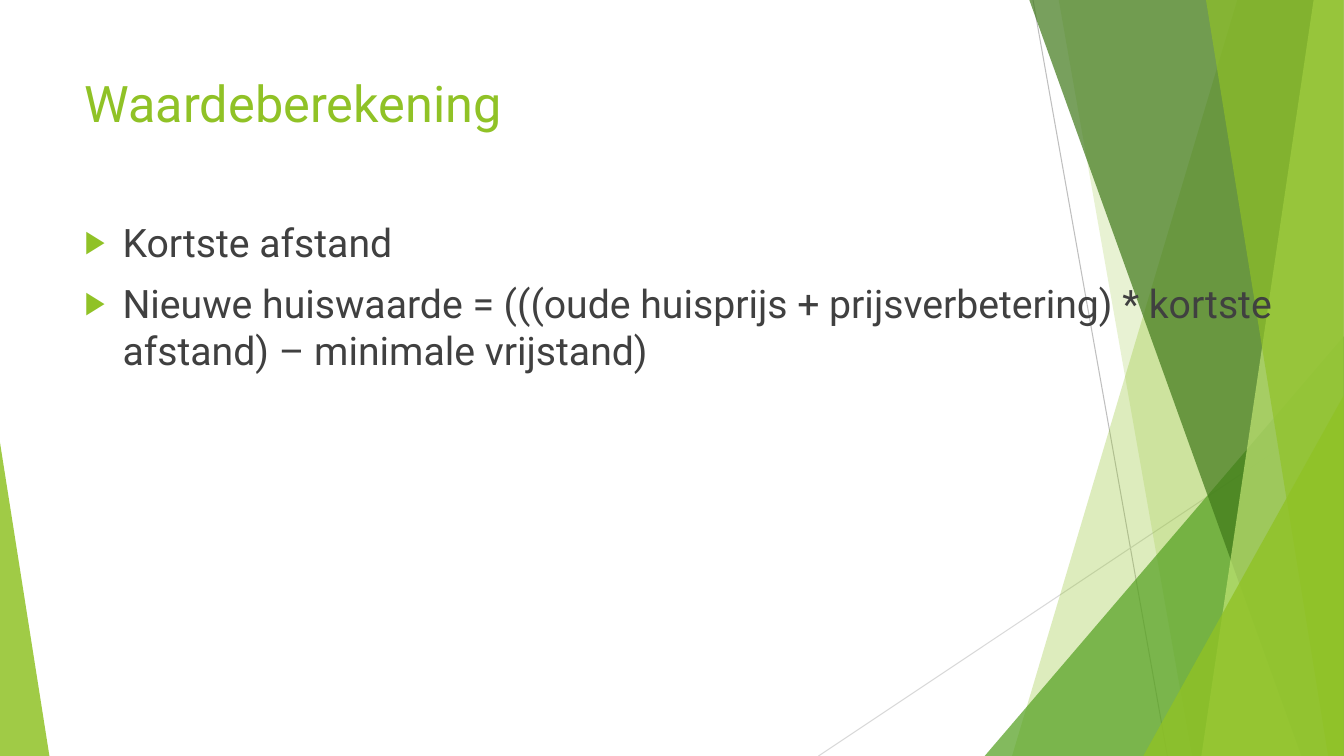
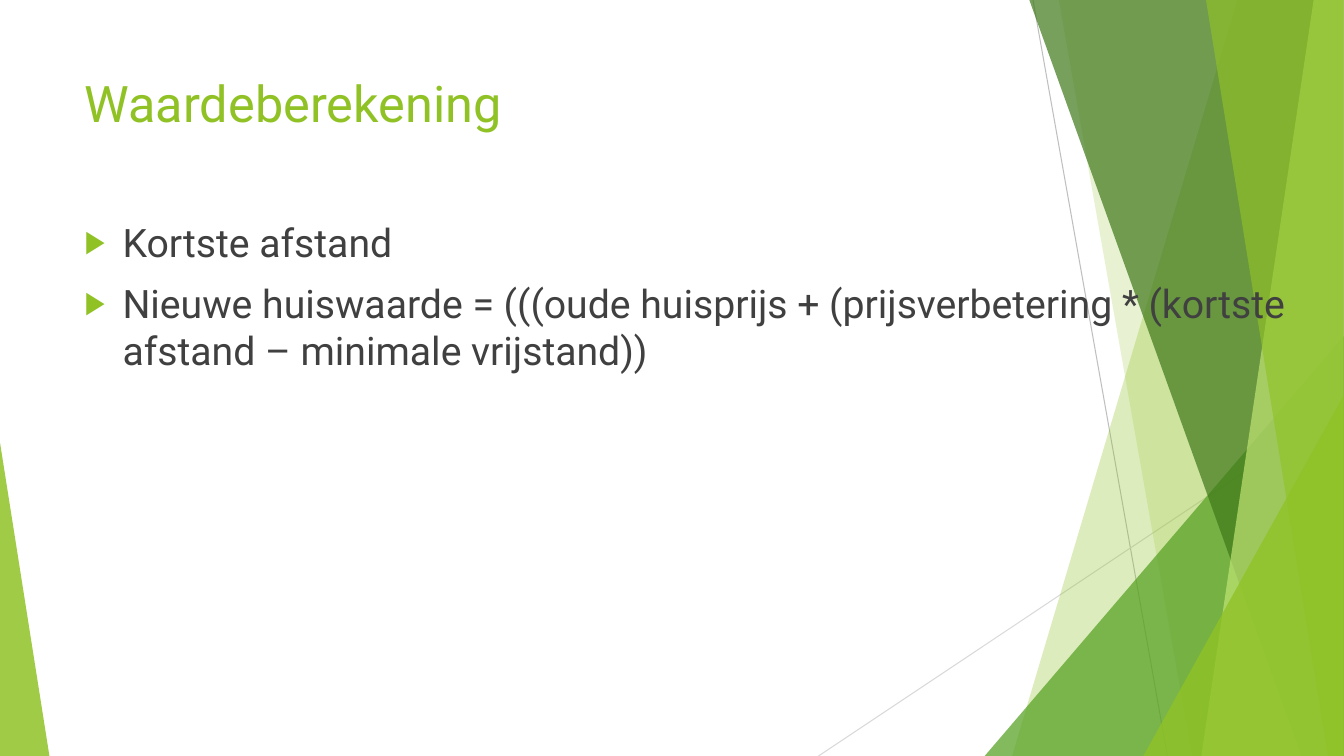
Before and after one commit to Lvdl1999/Amstel1, a slide deck: slide 6 of PP Leef en Lies 16 mei.pptx. Drawn at 1344x756 pixels with LibreOffice and Linux fonts; fonts in the diff are those of the drawing. Boxes give left, top, right and bottom in pixels: in the first picture for what was removed or moved away, otherwise in the second. Text is boxed around its words. In the diff, an @@ line names an element or a change of style, - is before the commit and + after.

```diff
--- a/PP Leef en Lies 16 mei.pptx
+++ b/PP Leef en Lies 16 mei.pptx
@@ text at (123,282,1285,374): text changed @@
-▶ Nieuwe huiswaarde = (((oude huisprijs + prijsverbetering) * kortste afstand) – minimale vrijstand)
+▶ Nieuwe huiswaarde = (((oude huisprijs + (prijsverbetering * (kortste afstand – minimale vrijstand))
```
Also in this commit, not shown: 2 other files.
